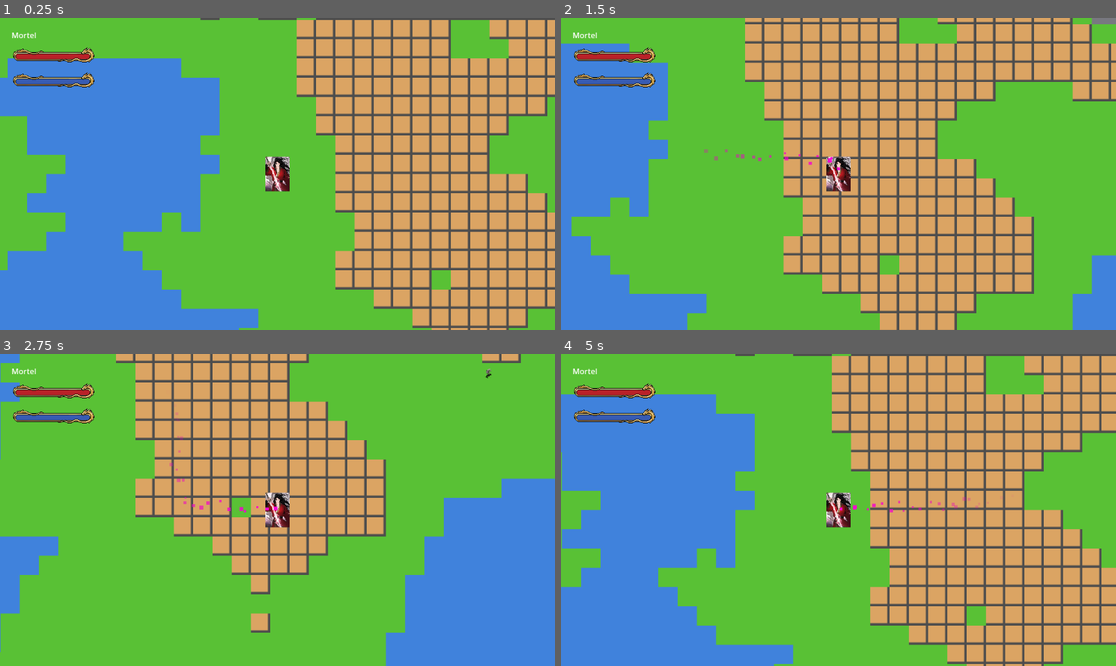
Above: before the commit, frames 1-4 (two rows, left to right).
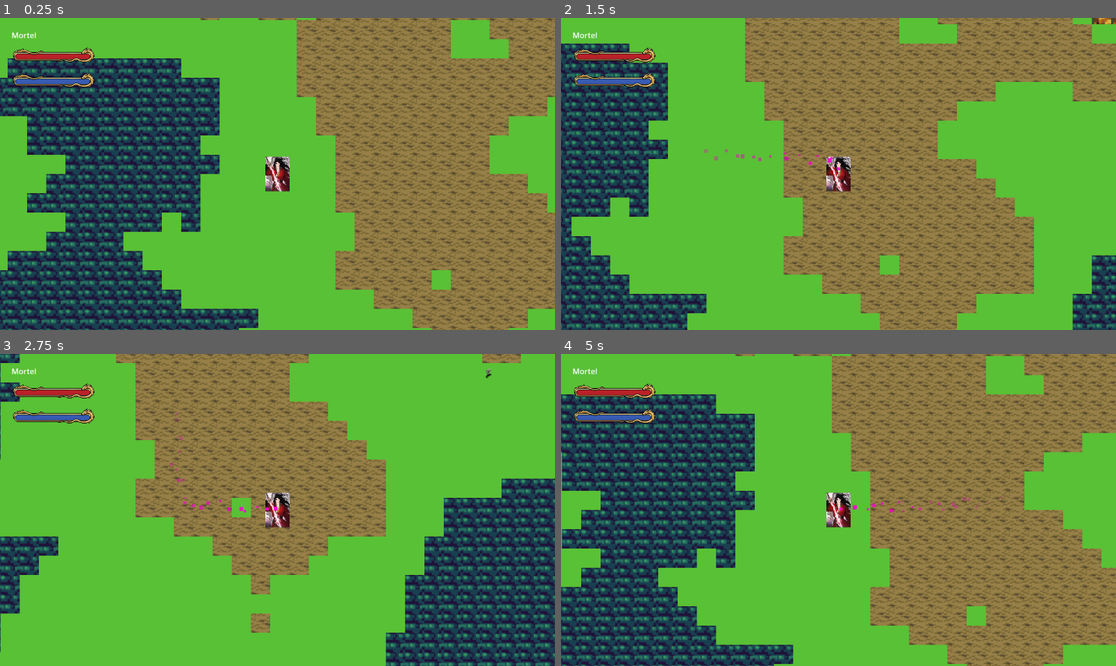
Above: after the commit, the same moments.

Repository: HunterDemonSlay/projet-JEU
Game: Godot game, scene res://scenes/world.tscn
Two runs of this game, one before a commit and one after it. Both use one fixed random seed, a clock stepped at 60 frames per second and the inputs below.
Inputs:
- Up to frame 1 (0.25 s): no input
- Up to frame 2 (1.5 s): tap Enter at 0.5 s; hold D (move_right) 0.53-1.28 s; hold S (move_down) from 1.28 s (still down)
- Up to frame 3 (2.75 s): release S (move_down) at 2.03 s; hold D (move_right) from 2.03 s (still down)
- Up to frame 4 (5 s): release D (move_right) at 2.78 s; hold W (move_up) 2.78-3.53 s; hold A (move_left) from 3.53 s (still down)

The runs differ from the first frame. In frame 1, 61% of the frame differs, in the area x 0-100%, y 0-100%; in frame 2, 53%; in frame 3, 39%; in frame 4, 61%.

Commit message:
Remplacer les tuiles de couleur par du vrai pixel art (gentle forest)
Verifie en headless avec Godot 4.7 : import propre + 15s de jeu reel sans erreur.

Source : assets/raw itch/gentle sheets/gentle forest v01.png -- une vraie feuille de tileset modulaire (format autotile RPG Maker, herbe/chemin/eau/falaises/arbres/rochers), bien superieure aux blobs plats utilises precedemment (pixel_16_woods).

- ground_dirt_tile.png, ground_water_tile.png, ground_cliff_tile.png remplaces in-place par des echantillons plats extraits de cette feuille (memes chemins, donc aucun changement necessaire dans ground_tileset.tres). ground_grass_tile.png conserve tel quel : sa couleur plate unie garantit un raccord parfaitement sans coupure en repetition, contrairement a un echantillon texture qui creerait un motif de grille visible.
- 4 nouveaux props extraits individuellement (big_tree, log_pile, rock_pile, bush_round), ajoutes a OBSTACLE_TEXTURE_PATHS dans InfiniteMapGenerator.gd en plus des props existants (7 variantes au total desormais).

Pas de systeme de Terrain Godot (set_cells_terrain_connect) : decision actee avec l'utilisateur (deja discutee pour la feuille precedente) -- meme avec une vraie feuille autotile RPG Maker, mapper ses ~47 positions aux bits de raccordement Godot sans verification visuelle reste trop risque. set_cell() direct par biome, inchange.

Diff:
--- a/scripts/world/infinite_map_generator.gd
+++ b/scripts/world/infinite_map_generator.gd
@@ -61,6 +61,10 @@
 	"res://assets/decor/props/pine_tree.png",
 	"res://assets/decor/props/round_tree.png",
 	"res://assets/decor/props/rock.png",
+	"res://assets/decor/props/big_tree.png",
+	"res://assets/decor/props/log_pile.png",
+	"res://assets/decor/props/rock_pile.png",
+	"res://assets/decor/props/bush_round.png",
 ]
 
 @onready var ground_layer: TileMapLayer = $GroundTileMapLayer
Binary file changed: assets/decor/ground_cliff_tile.png
Binary file changed: assets/decor/ground_dirt_tile.png
Binary file changed: assets/decor/ground_water_tile.png
Binary file added: assets/decor/props/big_tree.png
Not shown, added: assets/decor/props/big_tree.png.import
Binary file added: assets/decor/props/bush_round.png
Not shown, added: assets/decor/props/bush_round.png.import
Binary file added: assets/decor/props/log_pile.png
Not shown, added: assets/decor/props/log_pile.png.import
Binary file added: assets/decor/props/rock_pile.png
Not shown, added: assets/decor/props/rock_pile.png.import
